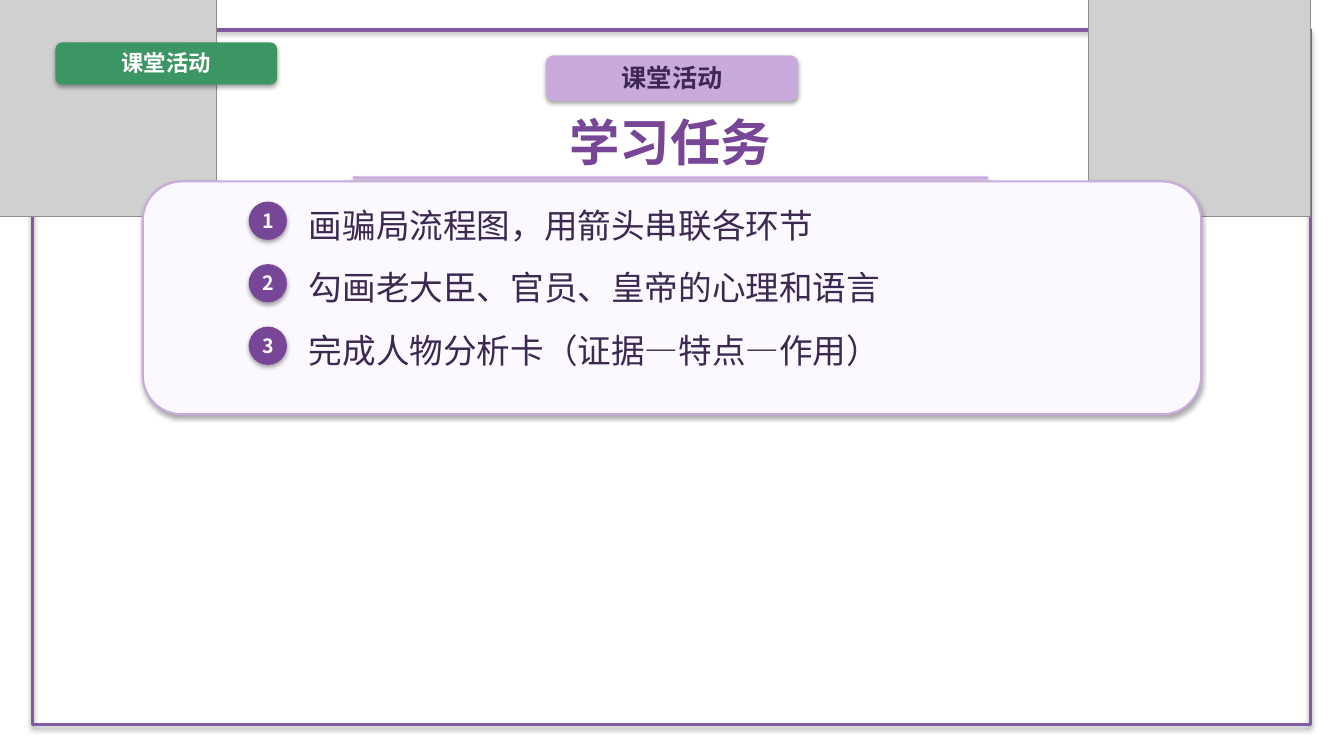
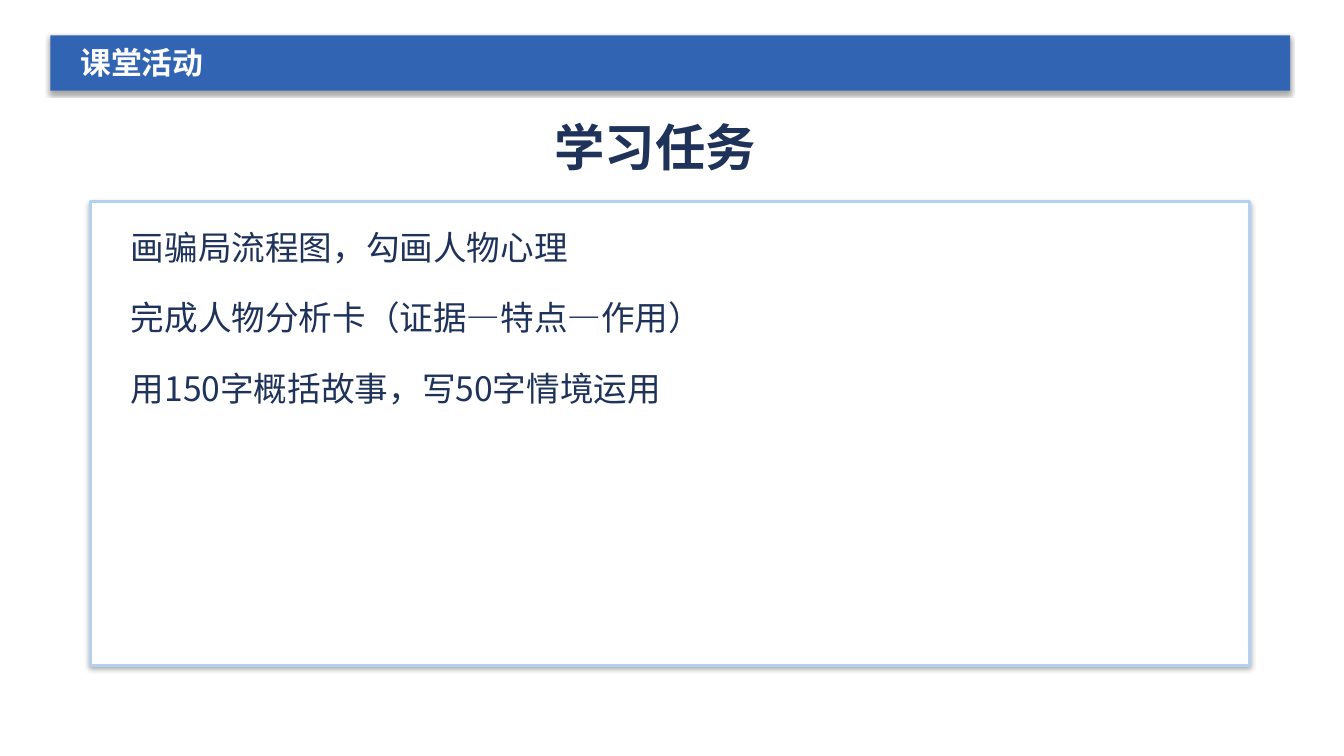
Before and after one commit to decemberlin54-del/declin, a slide deck: slide 6 of unit6-lesson22-emperor.pptx. Drawn at 1344x756 pixels with LibreOffice and Linux fonts; fonts in the diff are those of the drawing; grey boxes stand for pictures; background and template pictures are left out. Boxes give left, top, right and bottom in pixels: in the first picture for what was removed or moved away, otherwise in the second. Text is boxed around its words. In the diff, an @@ line names an element or a change of style, - is before the commit and + after.

```diff
--- a/unit6-lesson22-emperor.pptx
+++ b/unit6-lesson22-emperor.pptx
@@ picture removed at (0, 0, 217, 217) @@
@@ picture removed at (1089, 0, 1311, 217) @@
@@ rectangle: place and size @@
-rectangle at (32, 30, 1311, 725)
+rectangle at (50, 35, 1291, 91)
@@ rectangle at (50, 35, 1291, 91): fill none to #3264B4; outline #825AA0 2.5 pt to none @@
@@ rounded rectangle removed at (55, 42, 277, 85) @@
@@ text "课堂活动": place and size @@
-text "课堂活动" at (622, 65, 723, 89)
+text "课堂活动" at (80, 48, 203, 77)
@@ text "课堂活动" at (80, 48, 203, 77): size 18 to 22 pt, text colour #3C2850 to #FFFFFF; alignment centre to left; less space between paragraphs @@
@@ text removed at (122, 52, 211, 73) @@
-课堂活动
@@ rounded rectangle removed at (546, 55, 799, 101) @@
@@ text "学习任务" at (554, 123, 756, 171): text colour #784696 to #1E325A; less space between paragraphs @@
@@ rectangle removed at (353, 176, 988, 179) @@
@@ rectangle added at (91, 202, 1250, 665), fill #FFFFFF, outline #B4D2F0 2 pt @@
@@ rounded rectangle removed at (143, 181, 1202, 414) @@
@@ ellipse removed at (249, 202, 287, 240) @@
@@ text at (131, 231, 568, 264): text changed; text colour #3C2850 to #1E325A @@
-画骗局流程图，用箭头串联各环节
+画骗局流程图，勾画人物心理
@@ text removed at (262, 213, 274, 228) @@
-1
@@ ellipse removed at (249, 264, 287, 302) @@
@@ text "完成人物分析卡（证据—特点—作用）": place and size @@
-text "完成人物分析卡（证据—特点—作用）" at (309, 334, 880, 366)
+text "完成人物分析卡（证据—特点—作用）" at (131, 301, 702, 333)
@@ text "完成人物分析卡（证据—特点—作用）" at (131, 301, 702, 333): text colour #3C2850 to #1E325A; less space between paragraphs @@
@@ text removed at (262, 275, 274, 290) @@
-2
@@ text removed at (309, 271, 880, 303) @@
-勾画老大臣、官员、皇帝的心理和语言
@@ ellipse removed at (249, 327, 287, 365) @@
@@ text removed at (262, 338, 274, 354) @@
-3
@@ text added at (131, 372, 661, 405), 24 pt, text #1E325A @@
+用150字概括故事，写50字情境运用
```
Also in this commit, not shown: 4 other slides changed, 1 slide added, 3 slides removed, 20 other files.
